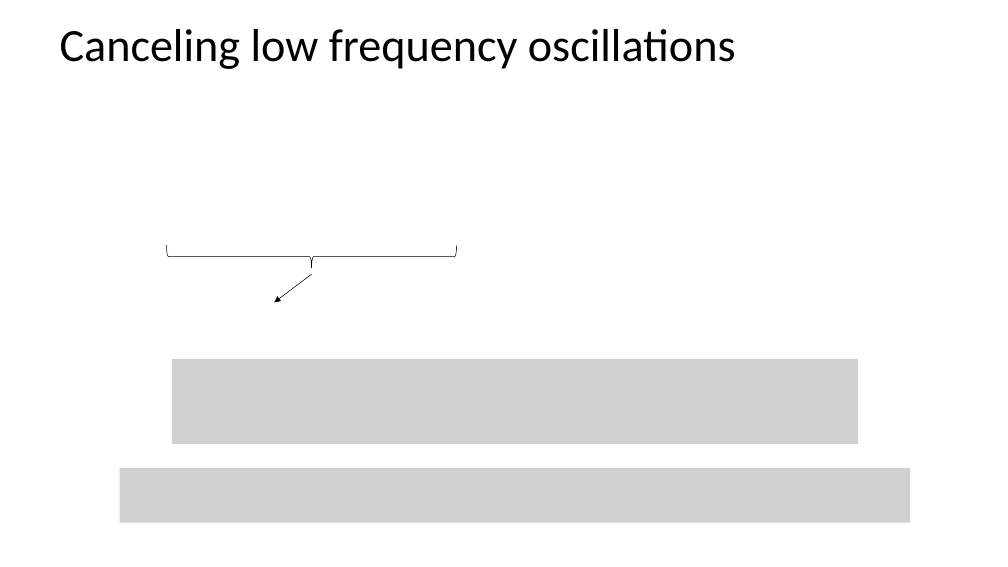
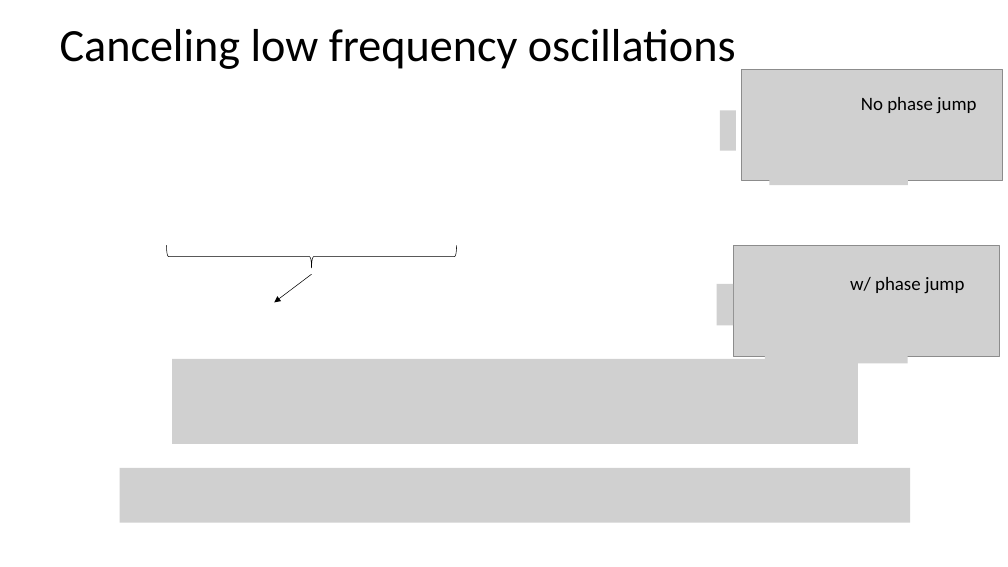
Before and after one commit to kgilmo/amplitude_sensing_paper, a slide deck: slide 6 of amplitude_sensing_penning_2.pptx (slide 5 before the commit). Drawn at 1008x567 pixels with LibreOffice and Linux fonts; fonts in the diff are those of the drawing; grey boxes stand for pictures. Boxes give left, top, right and bottom in pixels: in the first picture for what was removed or moved away, otherwise in the second. Text is boxed around its words. In the diff, an @@ line names an element or a change of style, - is before the commit and + after.

Commit message:
updates

```diff
--- a/amplitude_sensing_penning_2.pptx
+++ b/amplitude_sensing_penning_2.pptx
@@ group added at <box>720,70,1003,185</box>: 3 pictures, 1 text @@
+No phase jump
@@ group added at <box>716,246,1000,364</box>: 3 pictures, 1 text @@
+w/ phase jump
```
Also in this commit, not shown: 2 other slides changed.
